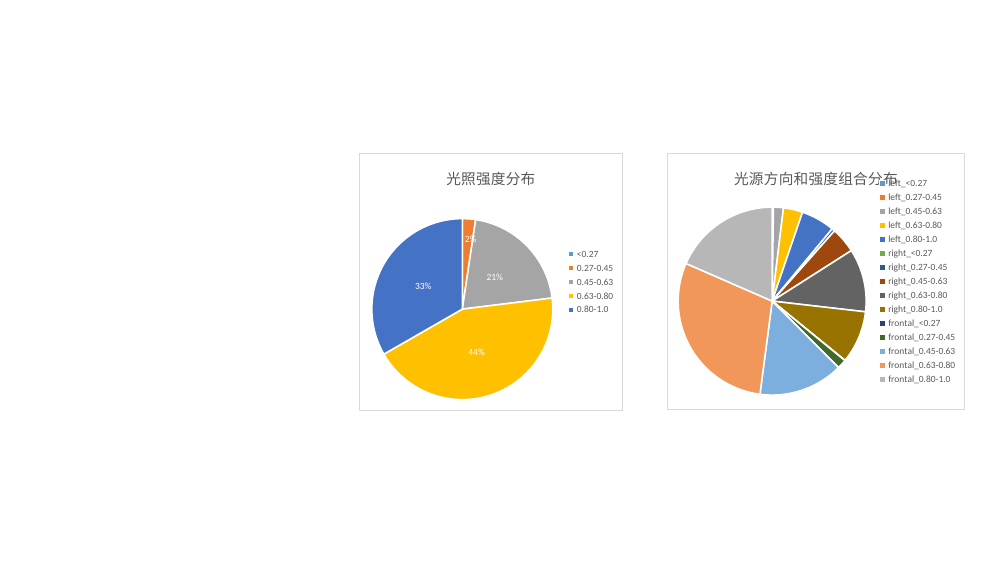
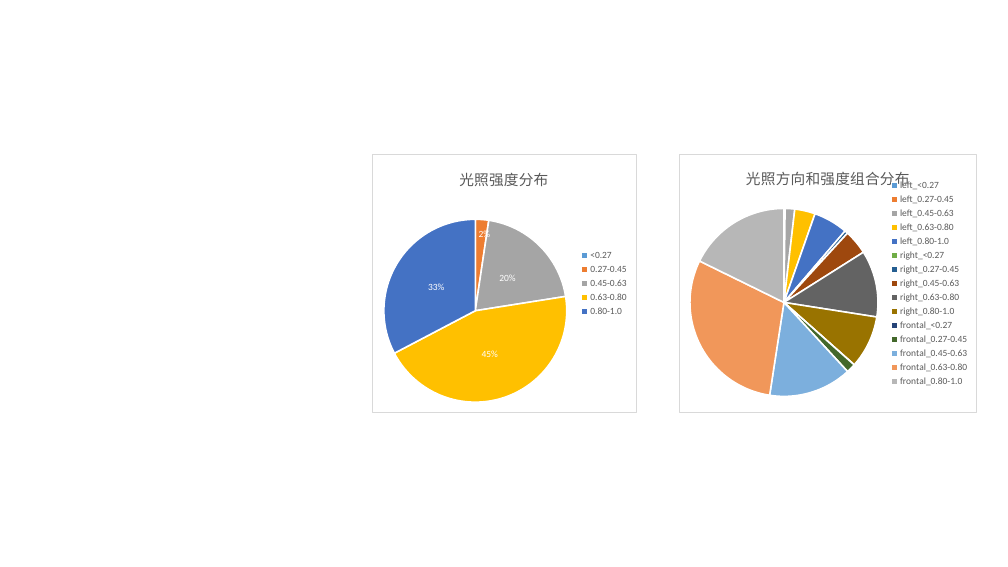
Before and after one commit to Mannix1994/SfSNet-Python, a slide deck: slide 1 of data analysis/三个图.pptx. Drawn at 1008x567 pixels with LibreOffice and Linux fonts; fonts in the diff are those of the drawing. Boxes give left, top, right and bottom in pixels: in the first picture for what was removed or moved away, otherwise in the second. Text is boxed around its words. In the diff, an @@ line names an element or a change of style, - is before the commit and + after.

```diff
--- a/data analysis/三个图.pptx
+++ b/data analysis/三个图.pptx
@@ pie chart at [371, 154, 636, 413] @@
@@ Series 1, 0.45-0.63: 21 to 20 @@
@@ Series 1, 0.63-0.80: 44 to 45 @@
@@ data labels of Series 1 changed @@
@@ pie chart: place and size @@
-pie chart at [359, 154, 623, 411]
+pie chart at [371, 154, 636, 413]
@@ pie chart: place and size @@
-pie chart at [668, 153, 966, 410]
+pie chart at [679, 154, 977, 413]
@@ pie chart at [679, 154, 977, 413] @@
@@ title "光源方向和强度组合分布" to "光照方向和强度组合分布" @@
@@ Series 1, left_0.63-0.80: 3 to 4 @@
@@ Series 1, frontal_0.45-0.63: 15 to 14 @@
@@ Series 1, frontal_0.63-0.80: 29 to 30 @@
```
Also in this commit, not shown: 8 other files.
